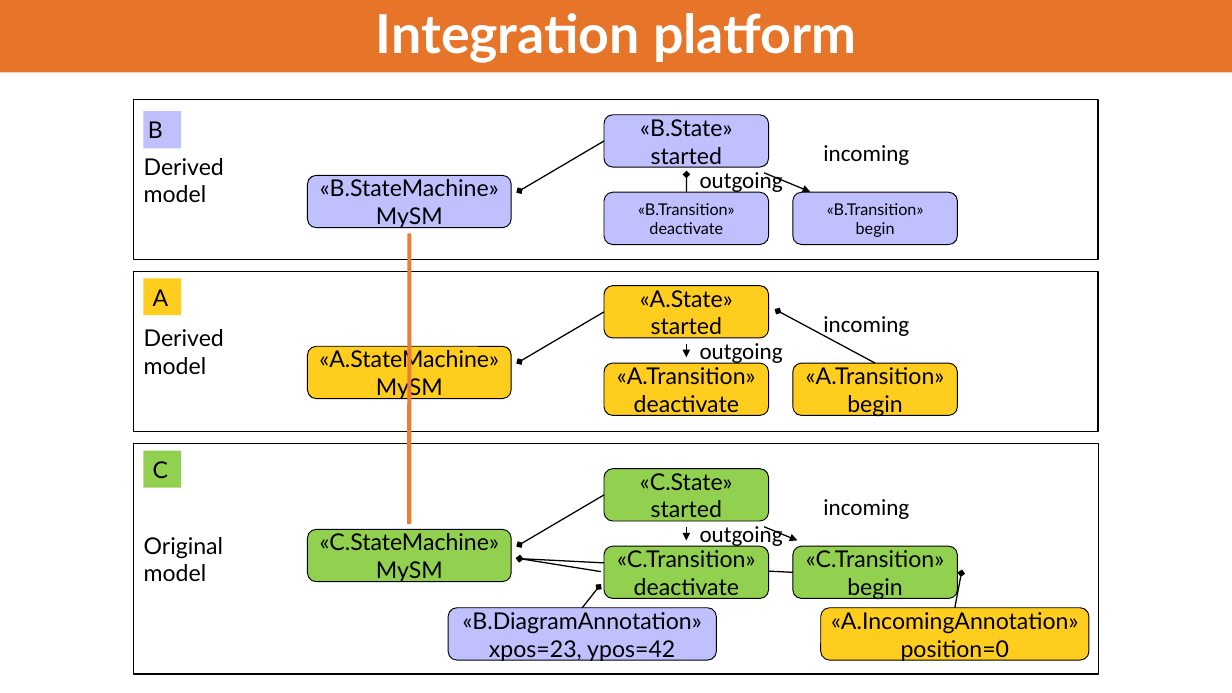
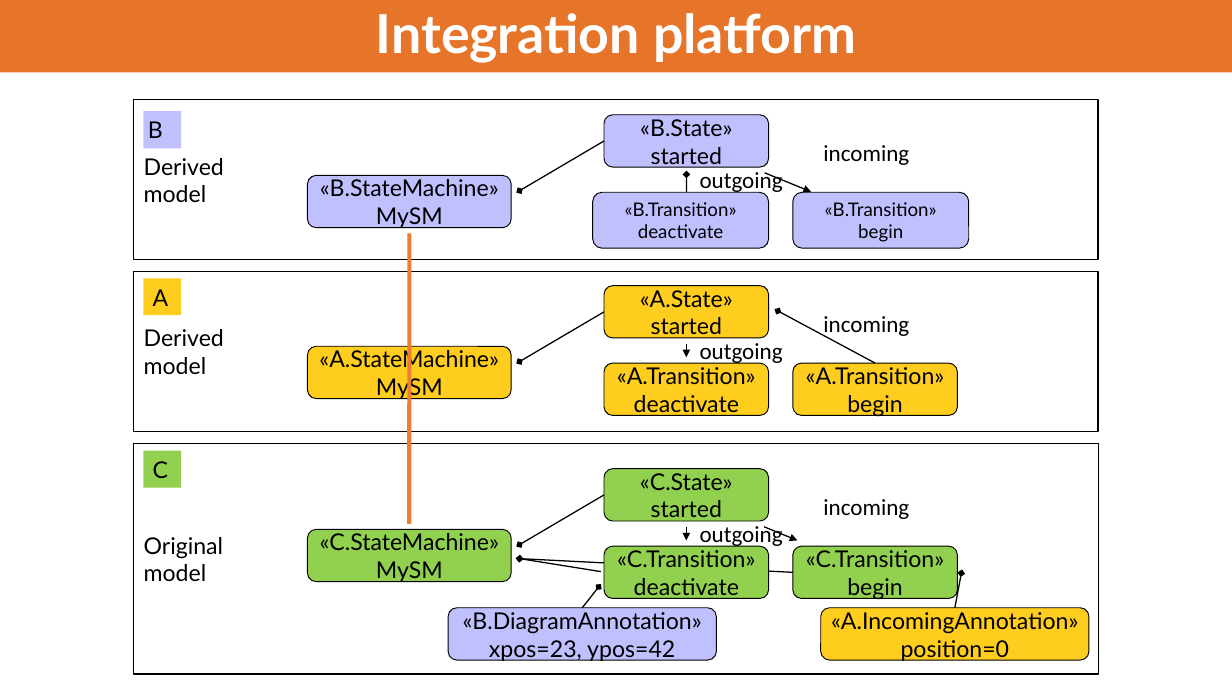
Before and after one commit to LionWeb-io/specification, a slide deck: slide 19 of conference-talks/LangDev/2026/LangDev 2026 Talk.pptx (slide 20 before the commit). Drawn at 1232x693 pixels with LibreOffice and Linux fonts; fonts in the diff are those of the drawing; background and template pictures are left out. Boxes give left, top, right and bottom in pixels: in the first picture for what was removed or moved away, otherwise in the second. Text is boxed around its words. In the diff, an @@ line names an element or a change of style, - is before the commit and + after.

```diff
--- a/conference-talks/LangDev/2026/LangDev 2026 Talk.pptx
+++ b/conference-talks/LangDev/2026/LangDev 2026 Talk.pptx
@@ rounded rectangle: place and size @@
-rounded rectangle at [604,192,769,245]
+rounded rectangle at [592,192,768,248]
@@ text "«B.Transition»" at [625,202,737,238]: size 12.6 to 14.6 pt @@
@@ text "«B.Transition»": place and size @@
-text "«B.Transition»" at [638,203,735,234]
+text "«B.Transition»" at [625,202,737,238]
@@ rounded rectangle: place and size @@
-rounded rectangle at [793,192,958,245]
+rounded rectangle at [793,192,969,248]
@@ text "«B.Transition»" at [825,202,937,242]: size 12.6 to 14.6 pt @@
```
Also in this commit, not shown: 3 other slides changed, 1 slide removed, 1 other file.
